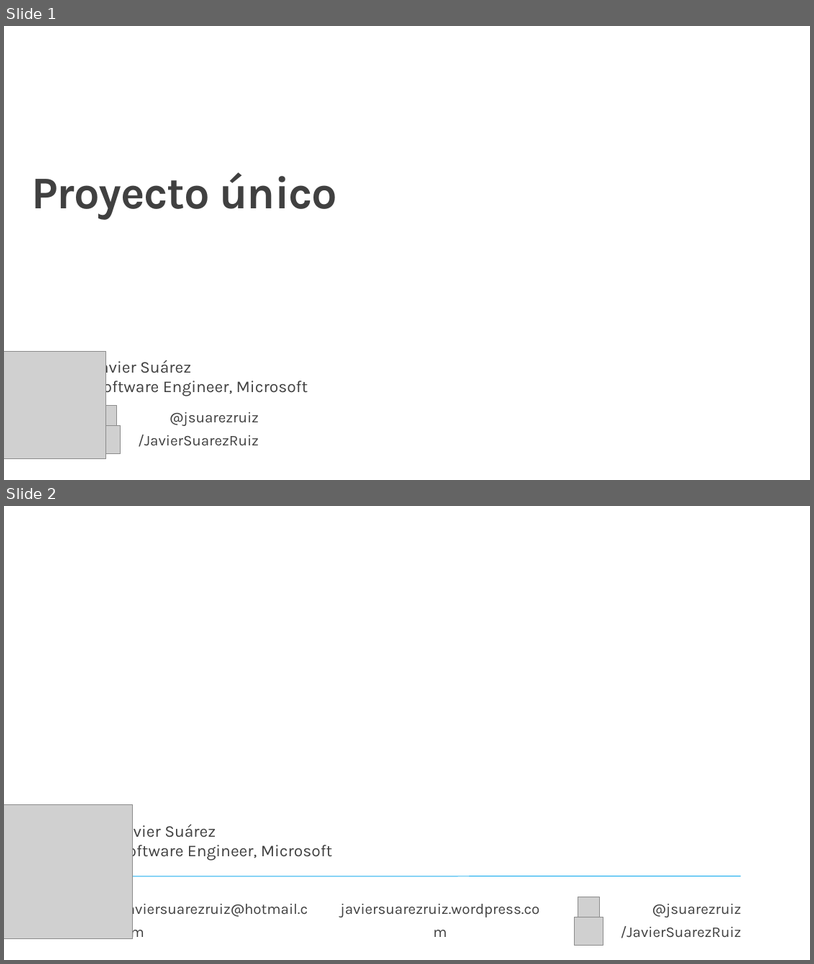
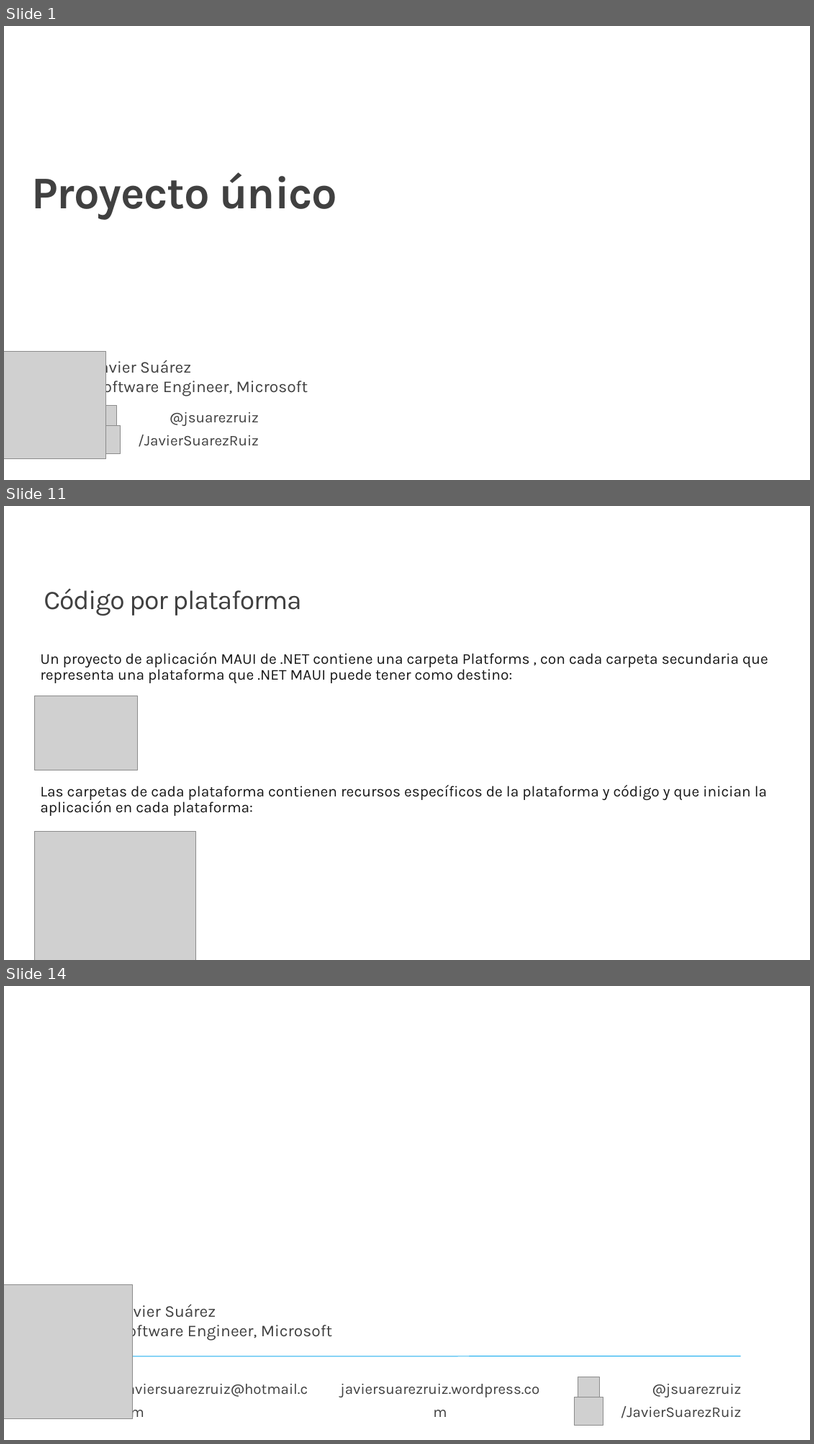
Before and after one commit to jsuarezruiz/taller-dotnet-maui, a slide deck: Bloque 3 - Creación de primera App/Taller10 - Proyecto único.pptx. Shown one above the other, each under a label of ours: slides 1 and 2 before the commit, slides 1, 11 and 14 after it; the slides between them are not shown. The pictures are 814x964 and 814x1444 pixels, drawn with LibreOffice and Linux fonts; fonts in the diff are those of the drawing; grey boxes stand for pictures; background and template pictures are left out. Boxes give left, top, right and bottom in pixels: in the first picture for what was removed or moved away, otherwise in the second. Text is boxed around its words. In the diff, an @@ line names an element or a change of style, - is before the commit and + after.

```diff
--- a/Bloque 3 - Creación de primera App/Taller10 - Proyecto único.pptx
+++ b/Bloque 3 - Creación de primera App/Taller10 - Proyecto único.pptx
@@ slide 11 added at (4,506,810,960), background #FFFFFF @@
@@ title added at (44,588,301,615), 32 pt, text #404040 @@
+Código por plataforma
@@ text added at (40,652,769,816), 18 pt, text #171717 @@
+Un proyecto de aplicación MAUI de .NET contiene una carpeta Platforms , con cada carpeta secundaria que representa una plataforma que .NET MAUI puede tener como destino:
+Las carpetas de cada plataforma contienen recursos específicos de la plataforma y código y que inician la aplicación en cada plataforma:
@@ picture added at (34,696,138,770) @@
@@ picture added at (34,831,196,960) @@
@@ what was slide 2 is now slide 14 @@
```
Also in this commit, not shown: 11 other slides added.
